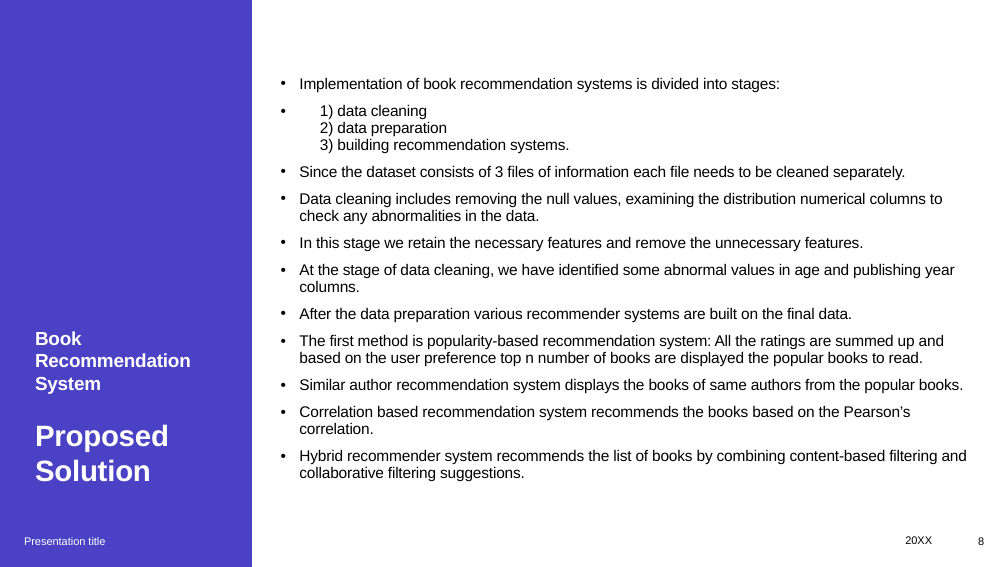
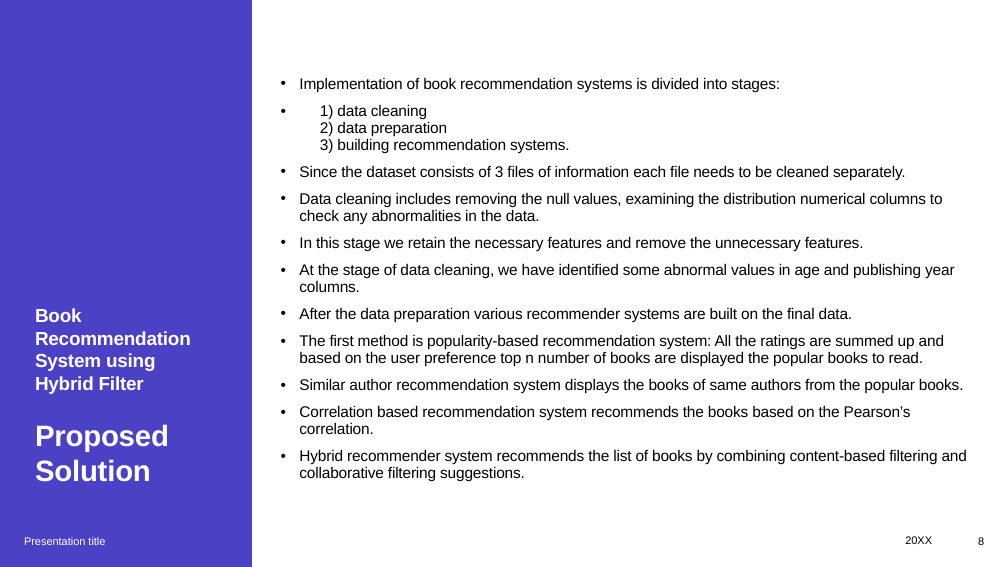
Before and after one commit to rvc13-dev/bookrecsystem, a slide deck: slide 8 of report/Presentation.pptx. Drawn at 1008x567 pixels with LibreOffice and Linux fonts; fonts in the diff are those of the drawing. Boxes give left, top, right and bottom in pixels: in the first picture for what was removed or moved away, otherwise in the second. Text is boxed around its words. In the diff, an @@ line names an element or a change of style, - is before the commit and + after.

```diff
--- a/report/Presentation.pptx
+++ b/report/Presentation.pptx
@@ title at [35,308,191,482]: text changed @@
-Book Recommendation System
-Proposed Solution
+Book Recommendation System using Hybrid Filter
+Proposed Solution
```
Also in this commit, not shown: 9 other slides changed.
